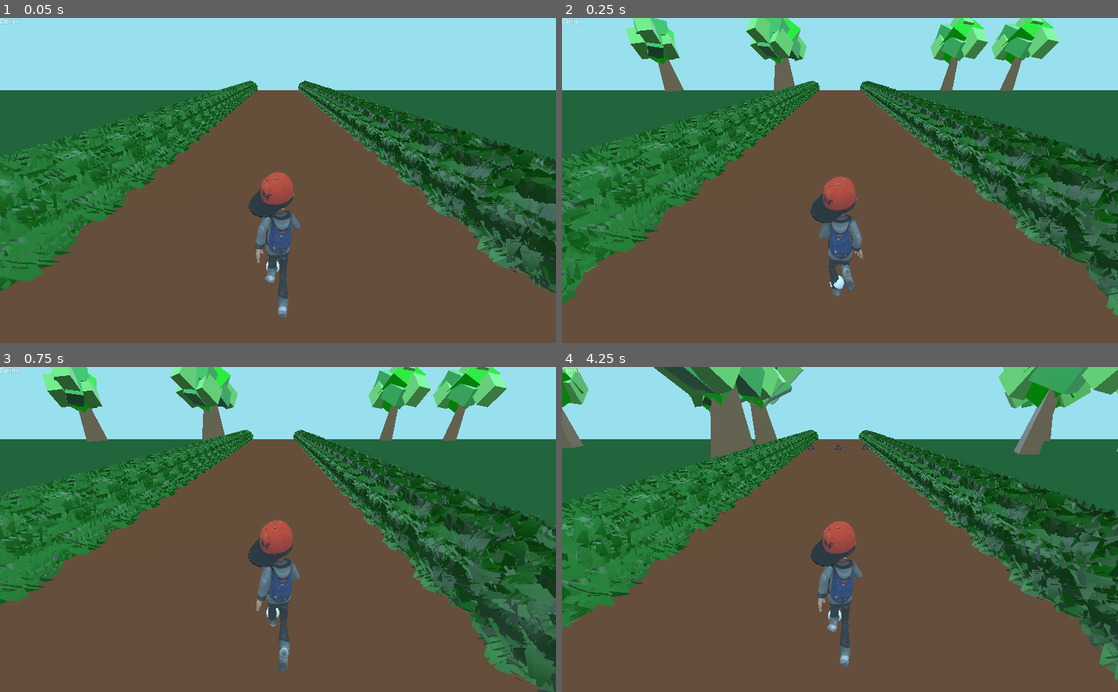
Above: before the commit, frames 1-4 (two rows, left to right).
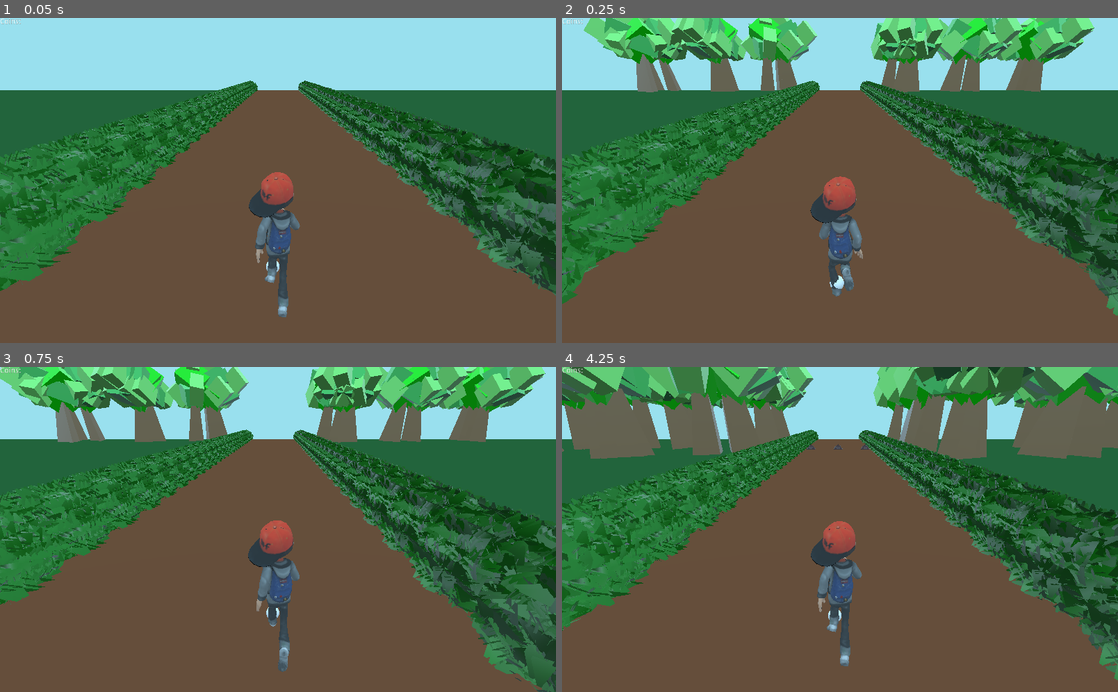
Above: after the commit, the same moments.

Repository: moaibad/Escape-from-Monkey
Game: Godot game, scene res://scenes/level.tscn
The game is run twice, just before and just after one commit, with the same random seed, the same clock (stepped at 60 frames per second) and the same inputs.
Inputs:
- Up to frame 1 (0.05 s): no input
- Up to frame 2 (0.25 s): no input
- Up to frame 3 (0.75 s): hold D (move_right) from 0.53 s (still down)
- Up to frame 4 (4.25 s): tap Space (jump) at 0.77, 1.52, 3.02, 3.77 s; release D (move_right) at 1.28 s; hold A (move_left) 1.28-2.03 s; hold D (move_right) 2.03-3.53 s; hold A (move_left) from 3.53 s (still down)

Frame 1 is identical in both runs. In frame 2, 12% of the frame differs, in the area x 3-96%, y 0-28%; in frame 3, 13%; in frame 4, 18%, in the area x 0-100%, y 0-41%.

Commit message:
update for in spawn tree

Diff:
--- a/scripts/level.gd
+++ b/scripts/level.gd
@@ -68,24 +68,16 @@
 func _on_spawn_env_timer_timeout():
 	randomize()
 	#print("tree spawned")
-	var side: int = tree_startx[randi() % 6]
-	var side2: int = tree_startx[randi() % 6]
-	var asset = env_assets[randi() % env_assets.size()].instance()
-	var asset2 = env_assets[randi() % env_assets.size()].instance()
-	add_child(asset)
-	add_child(asset2)
-	asset.global_transform.origin = Vector3(
-		side,
-		0,
-		startz
-	)
-	asset2.global_transform.origin = Vector3(
-		side2,
-		0,
-		startz
-	)
-	asset.rotation_degrees.y = rand_range(0, 360)
-	asset2.rotation_degrees.y = rand_range(0, 360)
+	for i in range (10) :
+		var side: int = tree_startx[randi() % 6]
+		var asset = env_assets[randi() % env_assets.size()].instance()
+		add_child(asset)
+		asset.global_transform.origin = Vector3(
+			side,
+			0,
+			startz
+		)
+		asset.rotation_degrees.y = rand_range(0, 360)
 	spawn_env_timer.wait_time = rand_range(1, 2)
 
 
